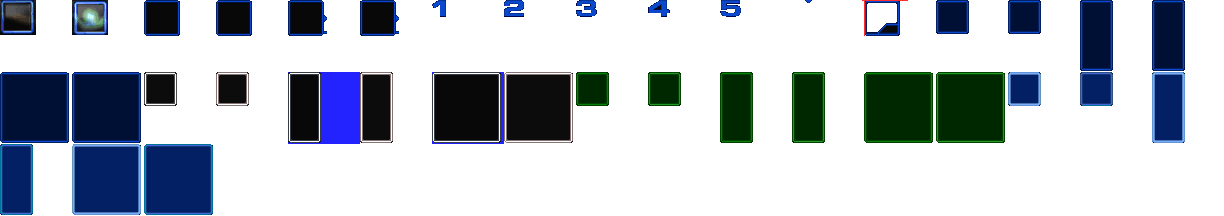
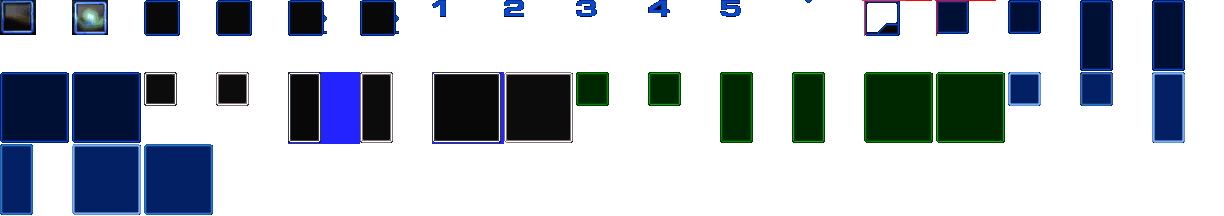
Revision of a layered 1224×216 image; what changed, layer by layer:
painted on "Layer 2" over [906,0,996,36]
